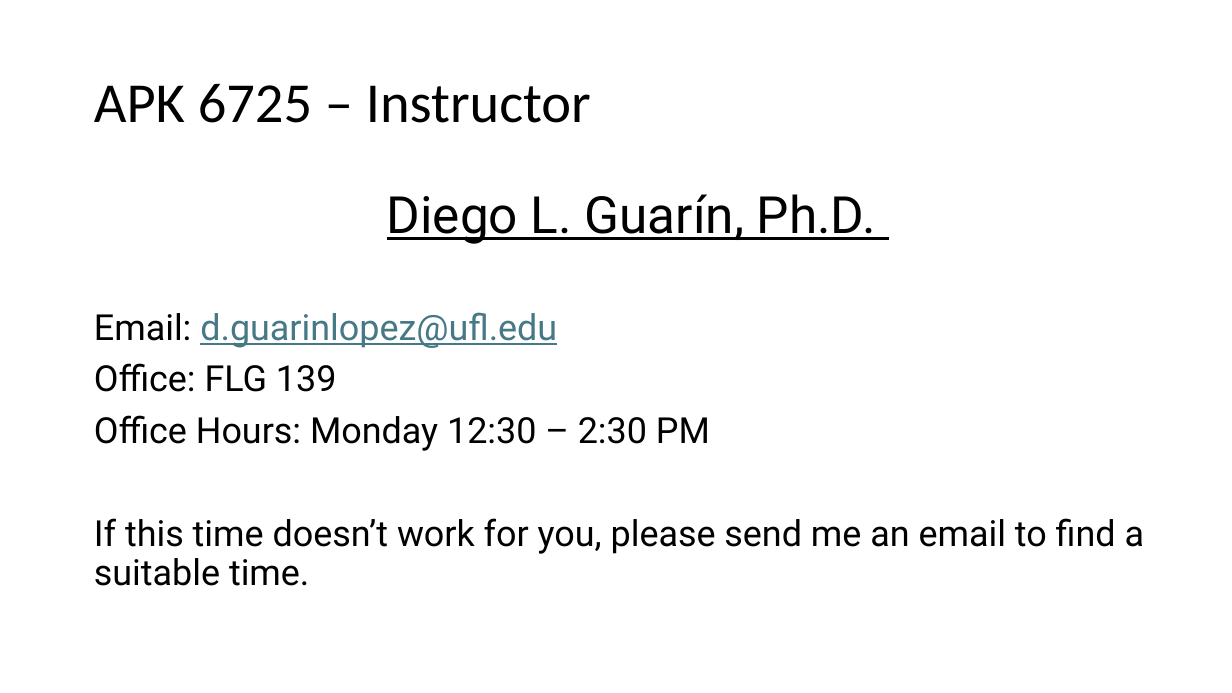
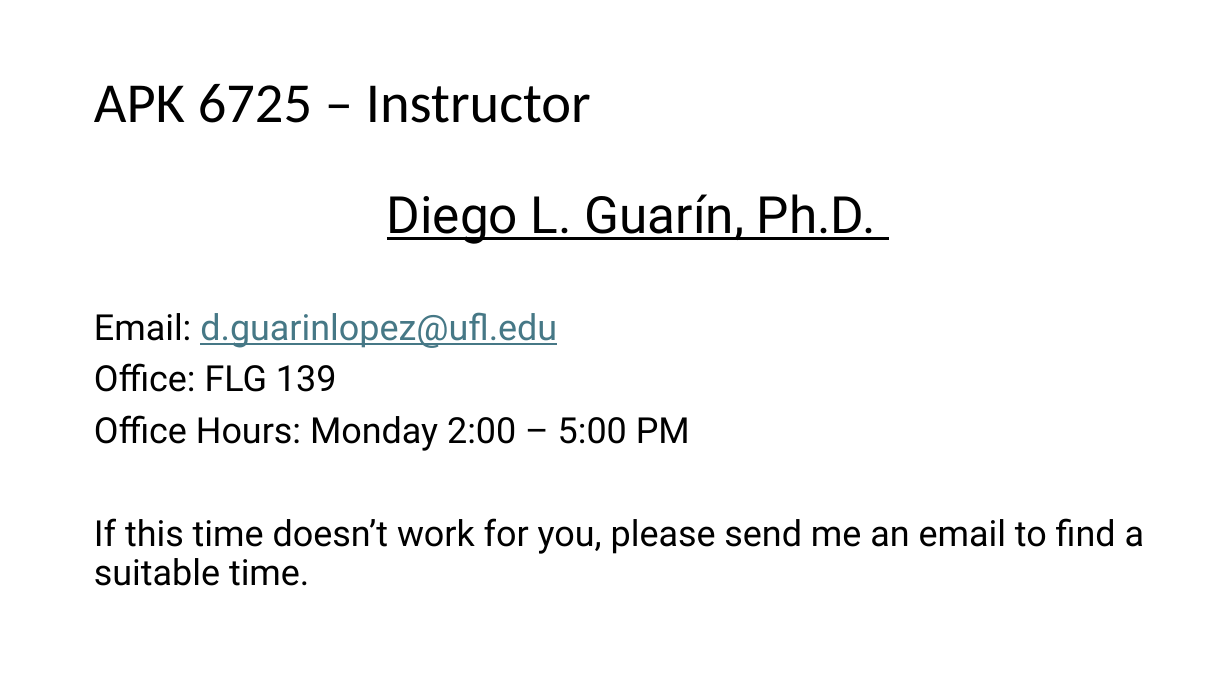
Before and after one commit to dguari1/AIforMovementScience, a slide deck: slide 2 of Introduction.pptx. Drawn at 1232x693 pixels with LibreOffice and Linux fonts; fonts in the diff are those of the drawing. Boxes give left, top, right and bottom in pixels: in the first picture for what was removed or moved away, otherwise in the second. Text is boxed around its words. In the diff, an @@ line names an element or a change of style, - is before the commit and + after.

```diff
--- a/Introduction.pptx
+++ b/Introduction.pptx
@@ text at [94, 415, 690, 451]: text changed @@
-Office Hours: Monday 12:30 – 2:30 PM
+Office Hours: Monday 2:00 – 5:00 PM
```
Also in this commit, not shown: 3 other files.
